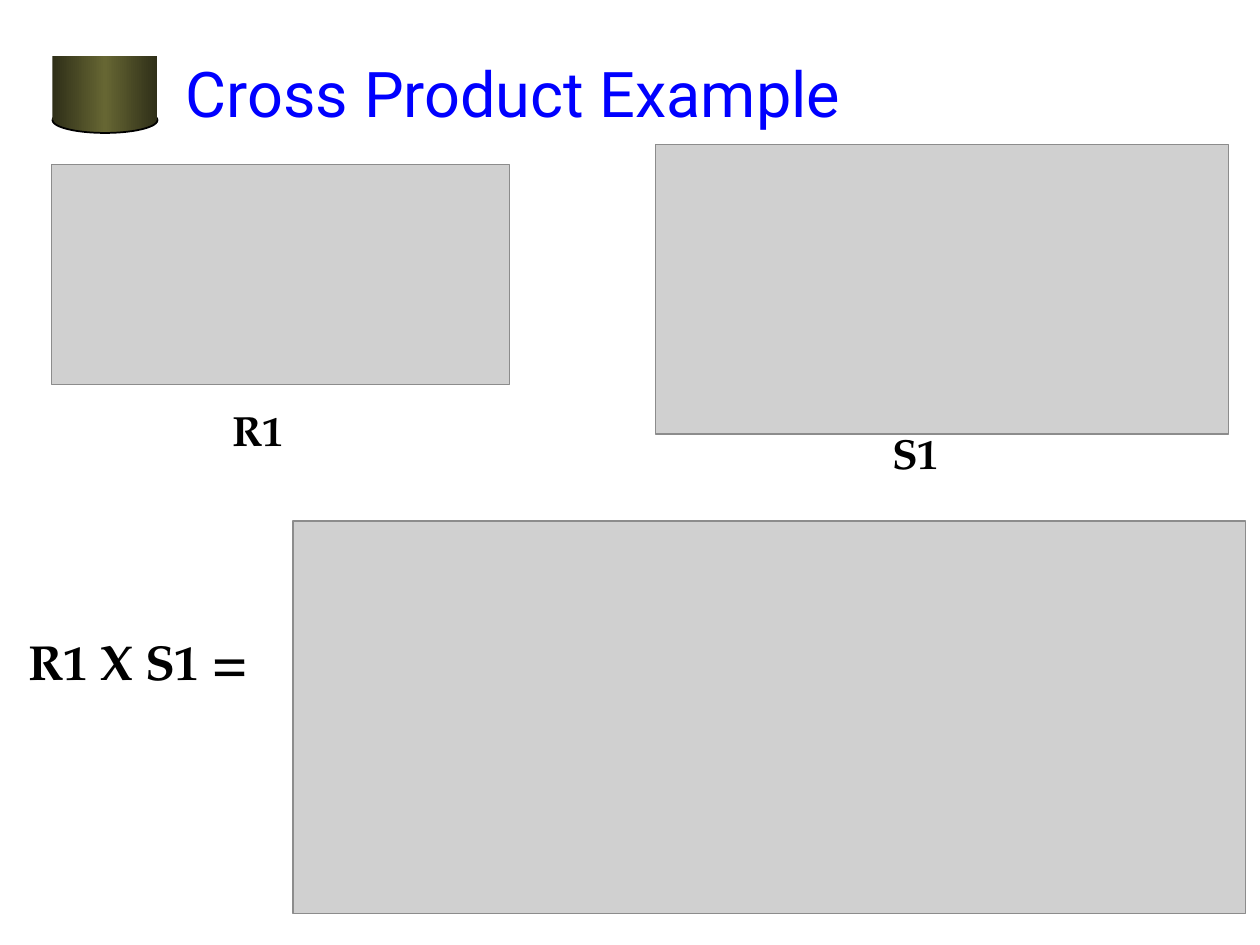
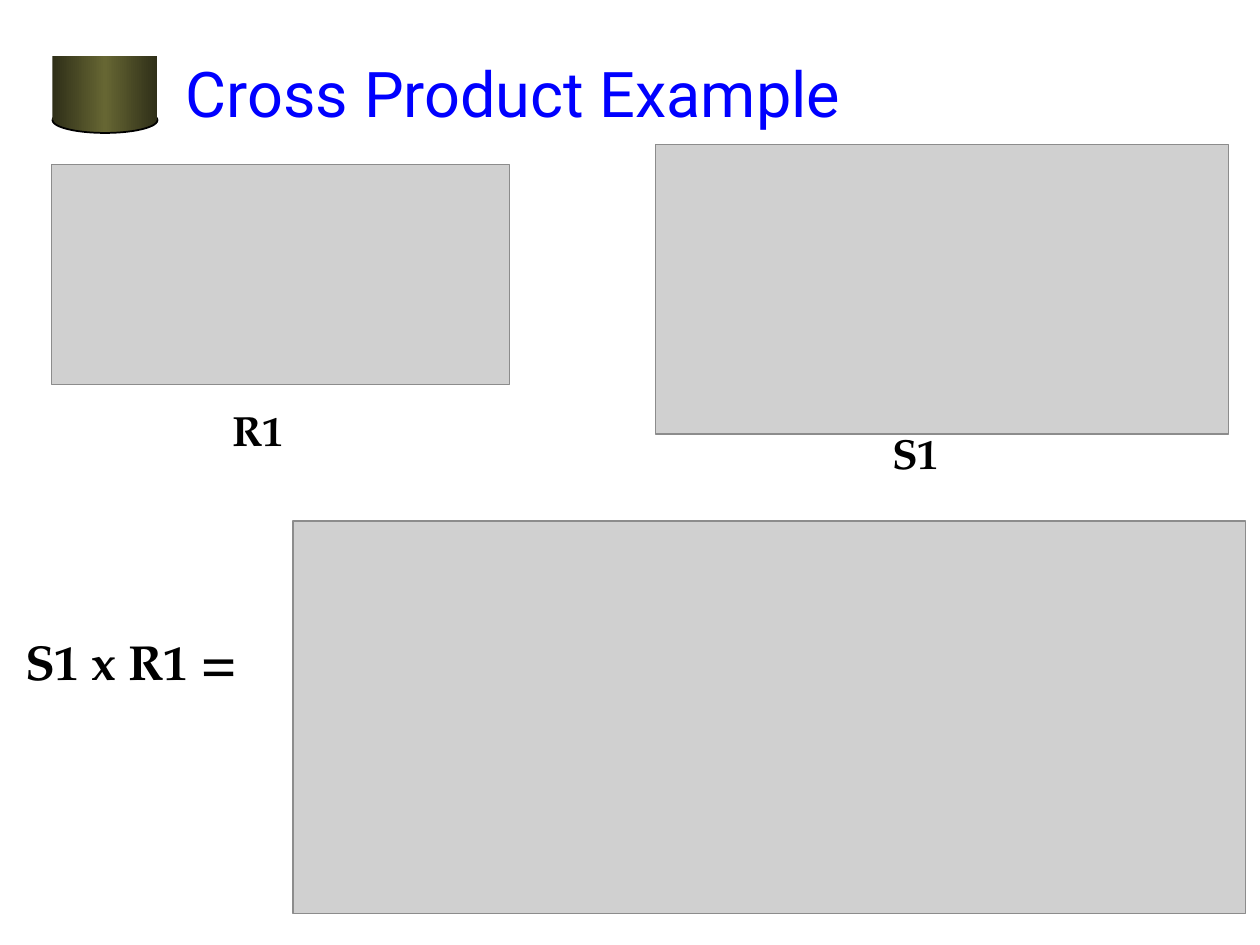
Before and after one commit to jhellerstein/cs186-07, a slide deck: slide 14 of lecs/11-Algebra.ppt. Drawn at 1260x945 pixels with LibreOffice and Linux fonts; fonts in the diff are those of the drawing; grey boxes stand for pictures; background and template pictures are left out. Boxes give left, top, right and bottom in pixels: in the first picture for what was removed or moved away, otherwise in the second. Text is boxed around its words. In the diff, an @@ line names an element or a change of style, - is before the commit and + after.

```diff
--- a/lecs/11-Algebra.ppt
+++ b/lecs/11-Algebra.ppt
@@ text at (x1=25, y1=646, x2=188, y2=681): text changed @@
-R1 X S1 =
+S1 x R1 =
```
Also in this commit, not shown: 1 other file.
